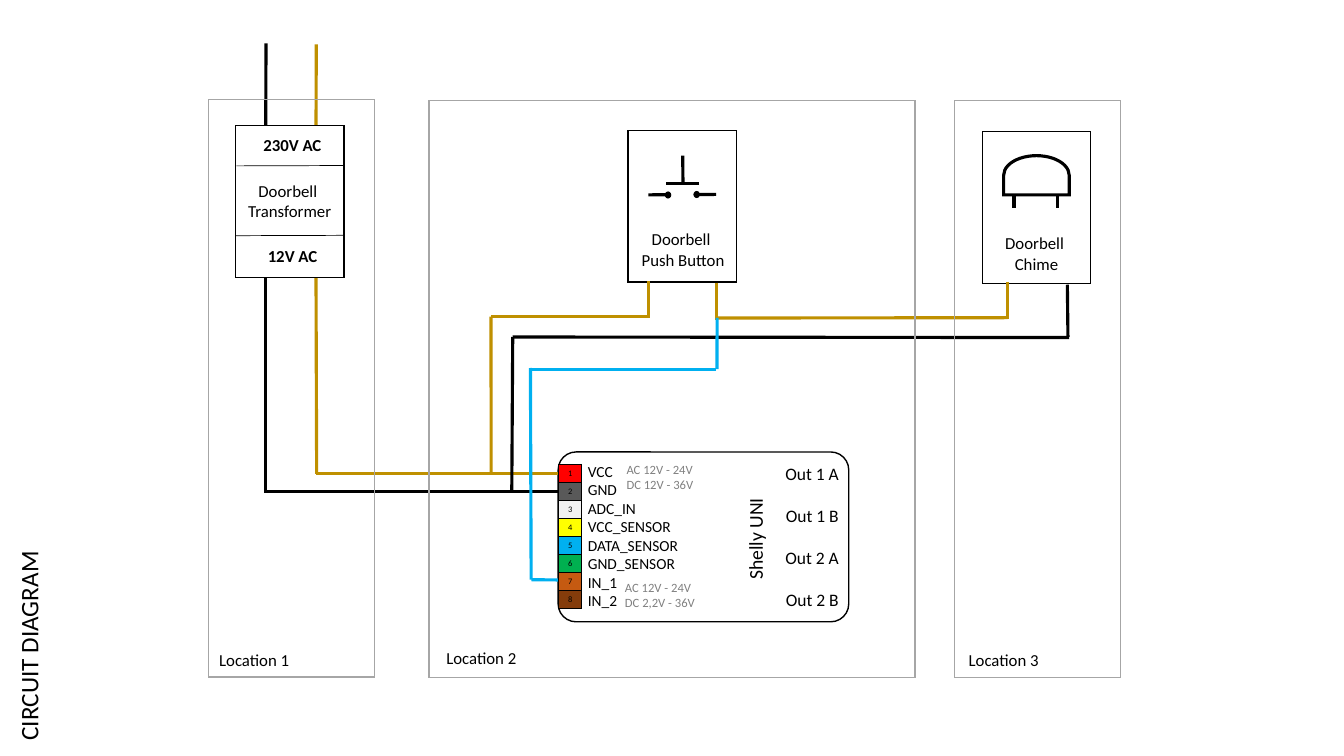
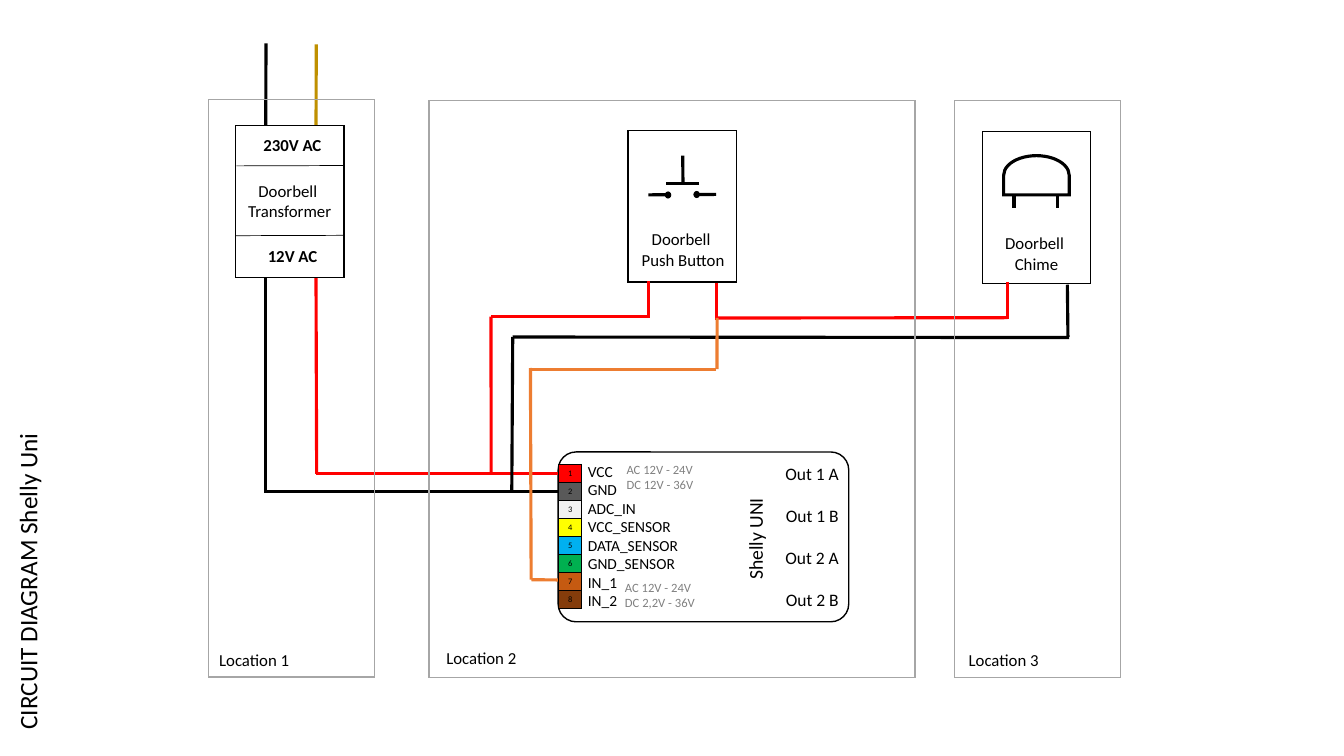
Before and after one commit to filipnet/smart-doorbell-shelly, a slide deck: slide 2 of ressources/circuit_diagram.pptx (slide 1 before the commit). Drawn at 1344x756 pixels with LibreOffice and Linux fonts; fonts in the diff are those of the drawing. Boxes give left, top, right and bottom in pixels: in the first picture for what was removed or moved away, otherwise in the second. Text is boxed around its words. In the diff, an @@ line names an element or a change of style, - is before the commit and + after.

Commit message:
Add Shelly Plus Uni to project

```diff
--- a/ressources/circuit_diagram.pptx
+++ b/ressources/circuit_diagram.pptx
@@ line (317, 278) - (317, 474): stroke #BF9000 2.25 pt to #FF0000 2.25 pt @@
@@ line (648, 281) - (648, 319): stroke #BF9000 2.25 pt to #FF0000 2.25 pt @@
@@ line (716, 282) - (716, 320): stroke #BF9000 2.25 pt to #FF0000 2.25 pt @@
@@ line (1008, 282) - (1008, 319): stroke #BF9000 2.25 pt to #FF0000 2.25 pt @@
@@ line (491, 317) - (648, 317): stroke #BF9000 2.25 pt to #FF0000 2.25 pt @@
@@ line (491, 317) - (491, 474): stroke #BF9000 2.25 pt to #FF0000 2.25 pt @@
@@ line (717, 319) - (1008, 318): stroke #BF9000 2.25 pt to #FF0000 2.25 pt @@
@@ line (717, 318) - (717, 369): stroke #00B0F0 2.25 pt to #ED7D31 2.25 pt @@
@@ line (530, 368) - (531, 580): stroke #00B0F0 2.25 pt to #ED7D31 2.25 pt @@
@@ line (716, 369) - (530, 369): stroke #00B0F0 2.25 pt to #ED7D31 2.25 pt @@
@@ text at (x1=13, y1=436, x2=44, y2=727): text changed @@
-CIRCUIT DIAGRAM
+CIRCUIT DIAGRAM Shelly Uni
@@ line (316, 474) - (559, 474): stroke #BF9000 2.25 pt to #FF0000 2.25 pt @@
@@ line (531, 580) - (559, 580): stroke #00B0F0 2.25 pt to #ED7D31 2.25 pt @@
```
Also in this commit, not shown: 1 slide added, 6 other files.
